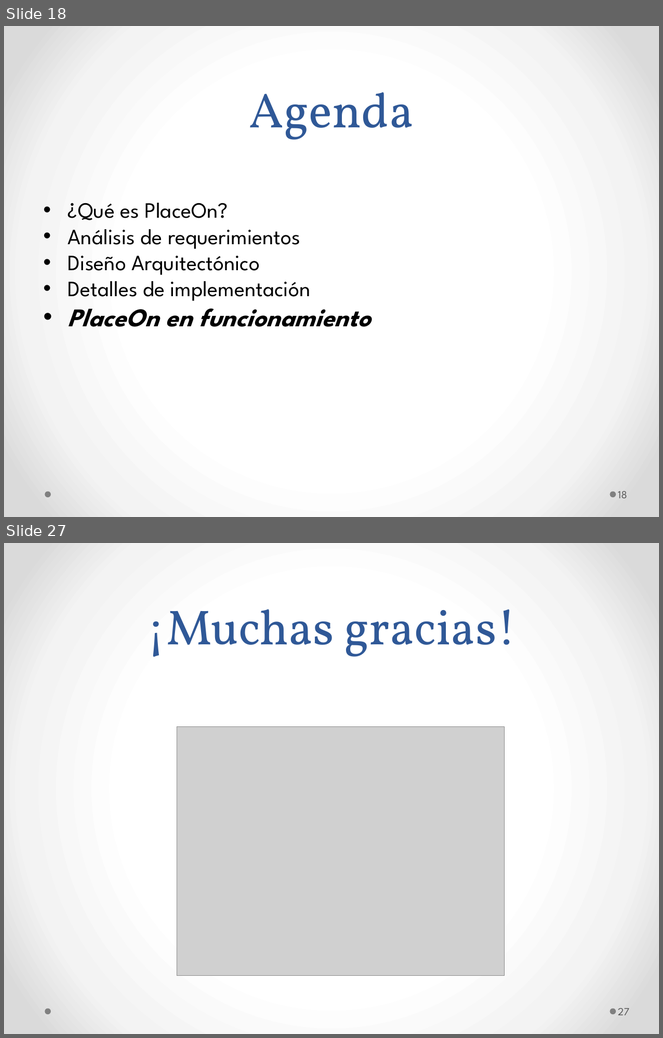
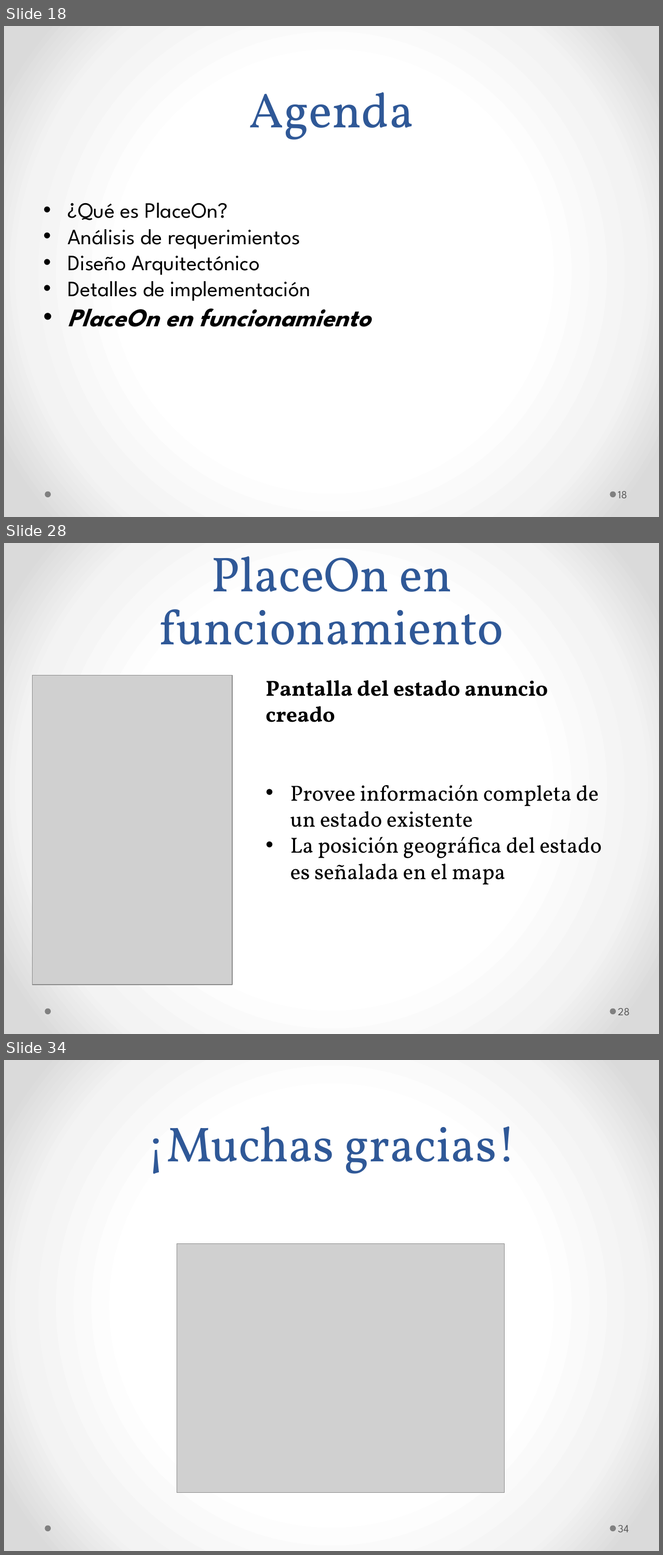
Before and after one commit to ygd182/placeon, a slide deck: Informes/PlaceOn.pptx. Shown one above the other, each under a label of ours: slides 18 and 27 before the commit, slides 18, 28 and 34 after it; the slides between them are not shown. The pictures are 663x1038 and 663x1555 pixels, drawn with LibreOffice and Linux fonts; fonts in the diff are those of the drawing; grey boxes stand for pictures. Boxes give left, top, right and bottom in pixels: in the first picture for what was removed or moved away, otherwise in the second. Text is boxed around its words. In the diff, an @@ line names an element or a change of style, - is before the commit and + after.

```diff
--- a/Informes/PlaceOn.pptx
+++ b/Informes/PlaceOn.pptx
@@ slide 28 added at (4, 543, 659, 1034), background gradient #FFFFFF to #F4F4F4 to #DADADA; not listed: 2 template elements that a slide beside it also shows @@
@@ title added at (159, 556, 504, 645), 54 pt, text #2F5897 @@
+PlaceOn en funcionamiento
@@ picture added at (32, 676, 232, 985) @@
@@ text added at (266, 680, 602, 885), 24 pt, text #000000 @@
+Pantalla del estado anuncio creado
+• Provee información completa de un estado existente
+• La posición geográfica del estado es señalada en el mapa
@@ page number added at (618, 1008, 630, 1016), 12 pt, text #595959 @@
+28
@@ what was slide 27 is now slide 34 @@
@@ page number at (618, 1525, 629, 1533): text changed @@
-27
+34
```
Also in this commit, not shown: 9 slides changed, 6 other slides added.
